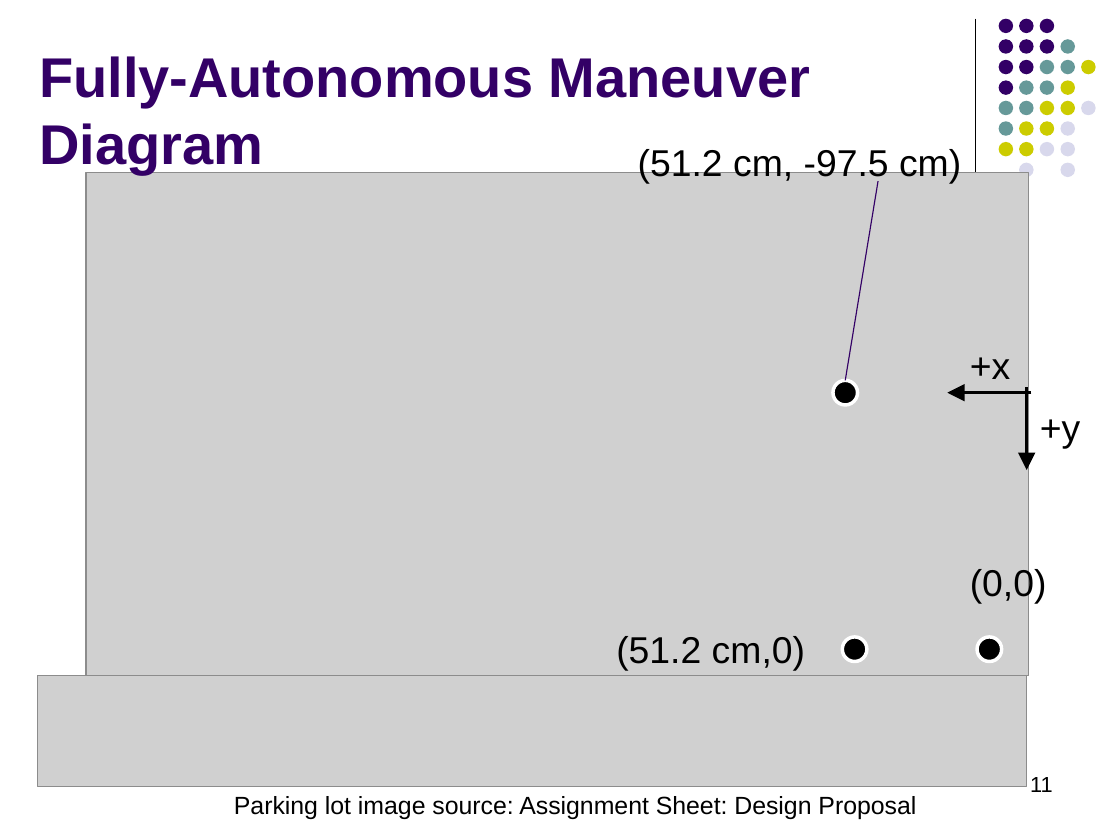
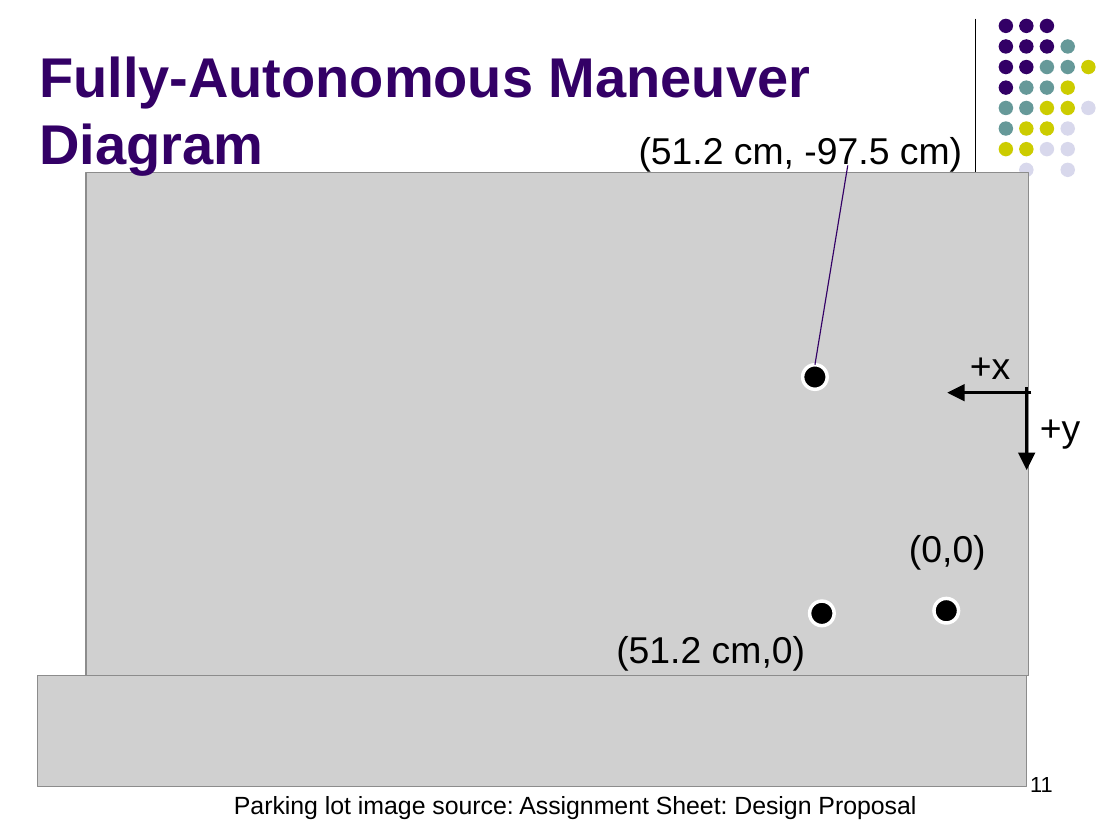
Before and after one commit to g-yotam/AutoBot-Parking, a slide deck: slide 11 of ECE2031Presentation.pptx. Drawn at 1120x840 pixels with LibreOffice and Linux fonts; fonts in the diff are those of the drawing; grey boxes stand for pictures. Boxes give left, top, right and bottom in pixels: in the first picture for what was removed or moved away, otherwise in the second. Text is boxed around its words. In the diff, an @@ line names an element or a change of style, - is before the commit and + after.

Commit message:
Presentation
formatted for PowerPoint

```diff
--- a/ECE2031Presentation.pptx
+++ b/ECE2031Presentation.pptx
@@ text "(51.2 cm, -97.5 cm)": place and size @@
-text "(51.2 cm, -97.5 cm)" at (638, 147, 961, 184)
+text "(51.2 cm, -97.5 cm)" at (639, 137, 962, 171)
@@ line moved from (878, 181) - (846, 381) to (848, 166) - (815, 365) @@
@@ ellipse: place and size @@
-ellipse at (833, 381, 858, 405)
+ellipse at (803, 365, 828, 390)
@@ text "(0,0)": place and size @@
-text "(0,0)" at (970, 566, 1047, 603)
+text "(0,0)" at (909, 535, 986, 570)
@@ ellipse: place and size @@
-ellipse at (977, 637, 1001, 662)
+ellipse at (934, 598, 959, 623)
@@ ellipse: place and size @@
-ellipse at (842, 637, 867, 662)
+ellipse at (810, 601, 834, 626)
```
